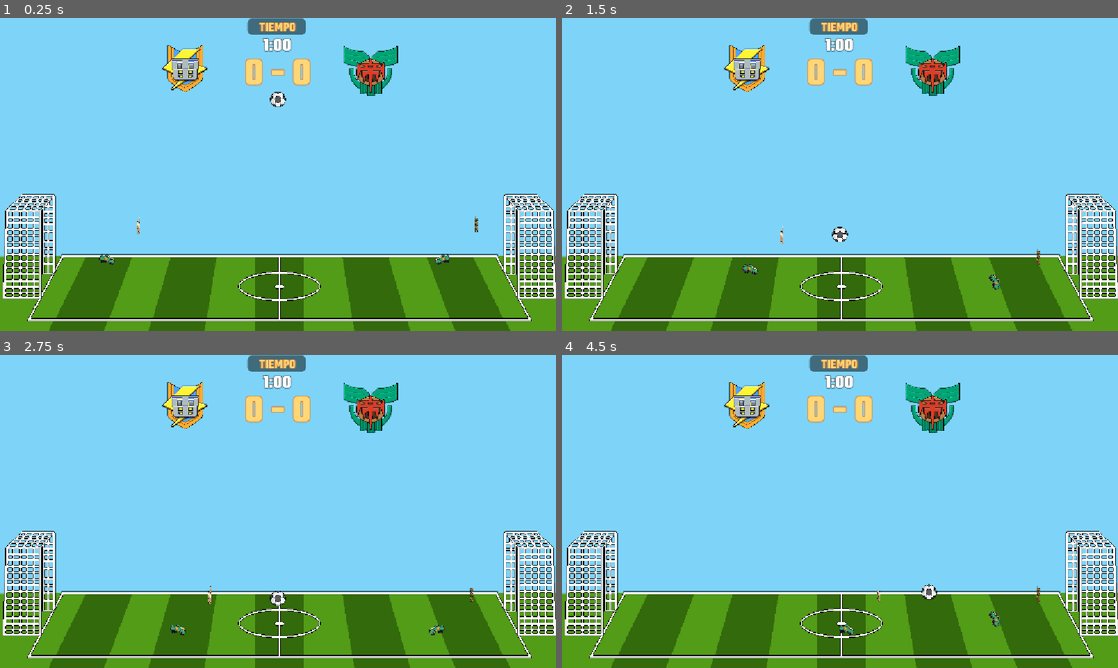
Above: before the commit, frames 1-4 (two rows, left to right).
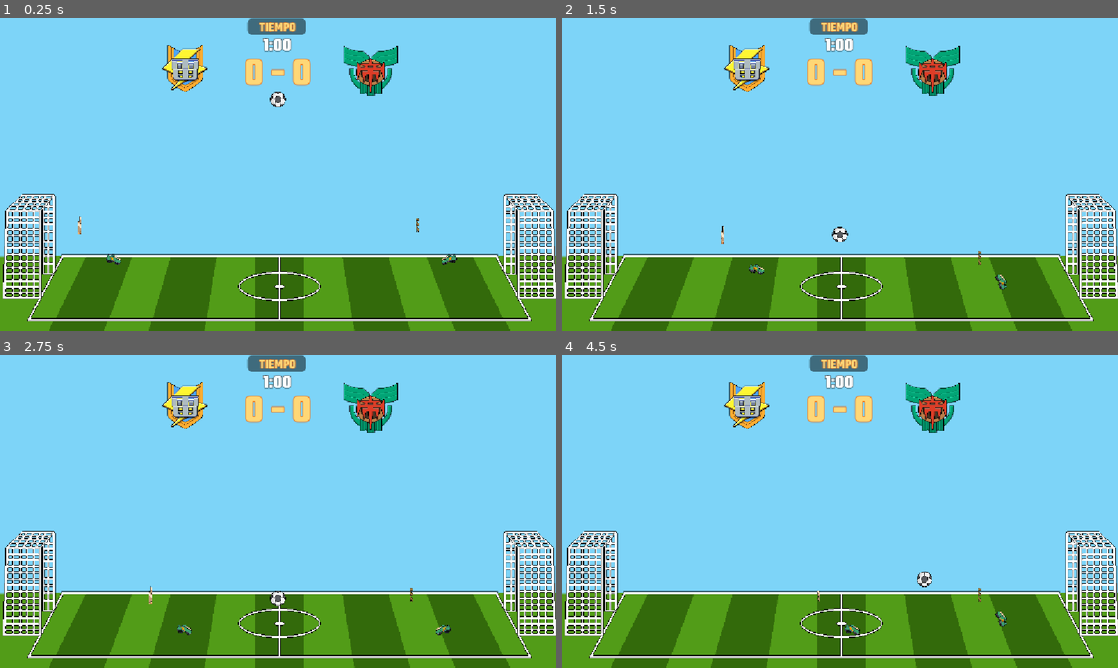
Above: after the commit, the same moments.

Repository: pedrobp17/head-soccer
Game: Godot game, scene res://Escenas/objetos_campo/campo.tscn
The game is run twice, just before and just after one commit, with the same random seed, the same clock (stepped at 60 frames per second) and the same inputs. The project has no main scene, so this scene is started directly.
Inputs:
- Up to frame 1 (0.25 s): no input
- Up to frame 2 (1.5 s): hold Right (p1_right) from 0.53 s (still down); tap Space (p1_kick) at 0.6 s; tap Up (p1_jump) at 0.77 s; tap F (p2_kick) at 1.35 s
- Up to frame 3 (2.75 s): tap Up (p1_jump) at 1.52 s; release Right (p1_right) at 2.03 s; hold Left (p1_left) from 2.03 s (still down); tap A (p2_left) at 2.1 s
- Up to frame 4 (4.5 s): release Left (p1_left) at 2.78 s; hold Right (p1_right) 2.78-4.28 s; tap D (p2_right) at 2.85 s; tap Up (p1_jump) at 3.02, 3.77 s; tap Space (p1_kick) at 3.6 s; hold Left (p1_left) from 4.28 s (still down); tap F (p2_kick) at 4.35 s

The runs differ from the first frame. In frame 1, 0.3% of the frame differs, in the area x 14-86%, y 63-79%; in frame 2, 0.3%; in frame 3, 0.3%; in frame 4, 0.5%, in the area x 45-86%, y 69-90%.
Error before the commit: Parse Error: Identifier "delta" not declared in the current scope. (res://Scripts/jugador/estados_jugador/estado_jugador_aturdido.gd:21)

Commit message:
arreglo direcciones de bandos

Diff:
--- a/Escenas/jugador/jugador.tscn
+++ b/Escenas/jugador/jugador.tscn
@@ -77,6 +77,7 @@
 }
 
 [node name="jugador" type="CharacterBody2D" unique_id=250287789]
+scale = Vector2(-1, 1)
 collision_layer = 0
 collision_mask = 6
 script = ExtResource("1_pxu2a")
--- a/Scripts/jugador/Player.gd
+++ b/Scripts/jugador/Player.gd
@@ -34,7 +34,7 @@
 	cambiar_estado(Estado.JUGANDO)
 	setup_comportamiento_ia()
 	posicion_aparicion = position
-	pie.setup( estadisticas.get_estadistica("golpe"), CAPA_LOCAL if !es_visitante else CAPA_VISITANTE)
+	pie.setup( estadisticas.get_estadistica("golpe"), CAPA_LOCAL if es_visitante else CAPA_VISITANTE)
 
 func _physics_process(_delta: float) -> void:
 
@@ -79,7 +79,7 @@
 	nombre = jugador_data.nombre
 	estadisticas.inicializar(jugador_data.estadisticas)
 	equipo = jugador_data.equipo
-	es_visitante = bool( BANDO["visitante"] - identificador_bando )
+	es_visitante = !bool( BANDO["visitante"] - identificador_bando )
 	pelota = _pelota
 	set_capas_deteccion(es_visitante)
 
@@ -89,7 +89,7 @@
 	add_child(comportamiento_ia)
 
 func set_capas_deteccion( jugador_es_visitante : bool):
-	if !jugador_es_visitante:
+	if jugador_es_visitante:
 		set_collision_mask_value(CAPA_LOCAL, true)
 		set_collision_layer_value(CAPA_VISITANTE, true)
 	else:
--- a/Scripts/jugador/estados_jugador/estado_jugador_aturdido.gd
+++ b/Scripts/jugador/estados_jugador/estado_jugador_aturdido.gd
@@ -18,4 +18,5 @@
 
 func knockback() -> void:
 	if not jugador.is_on_floor():
-		jugador.velocity += jugador.get_gravity() * delta
+		#jugador.velocity += jugador.get_gravity() * delta
+		pass
